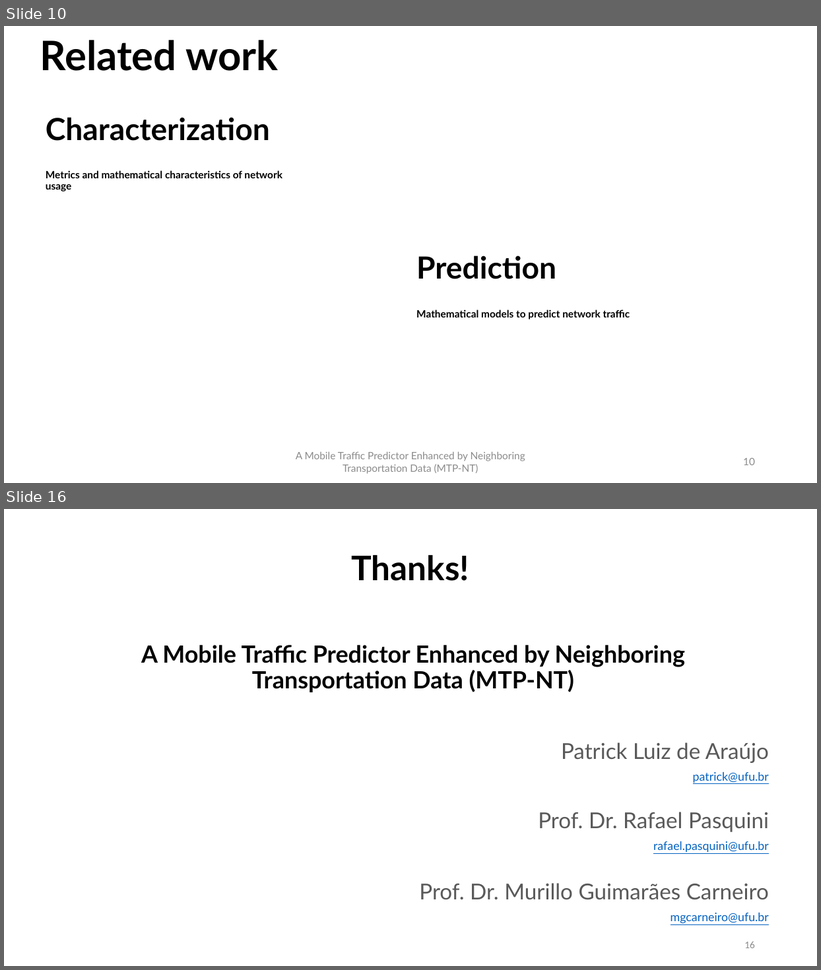
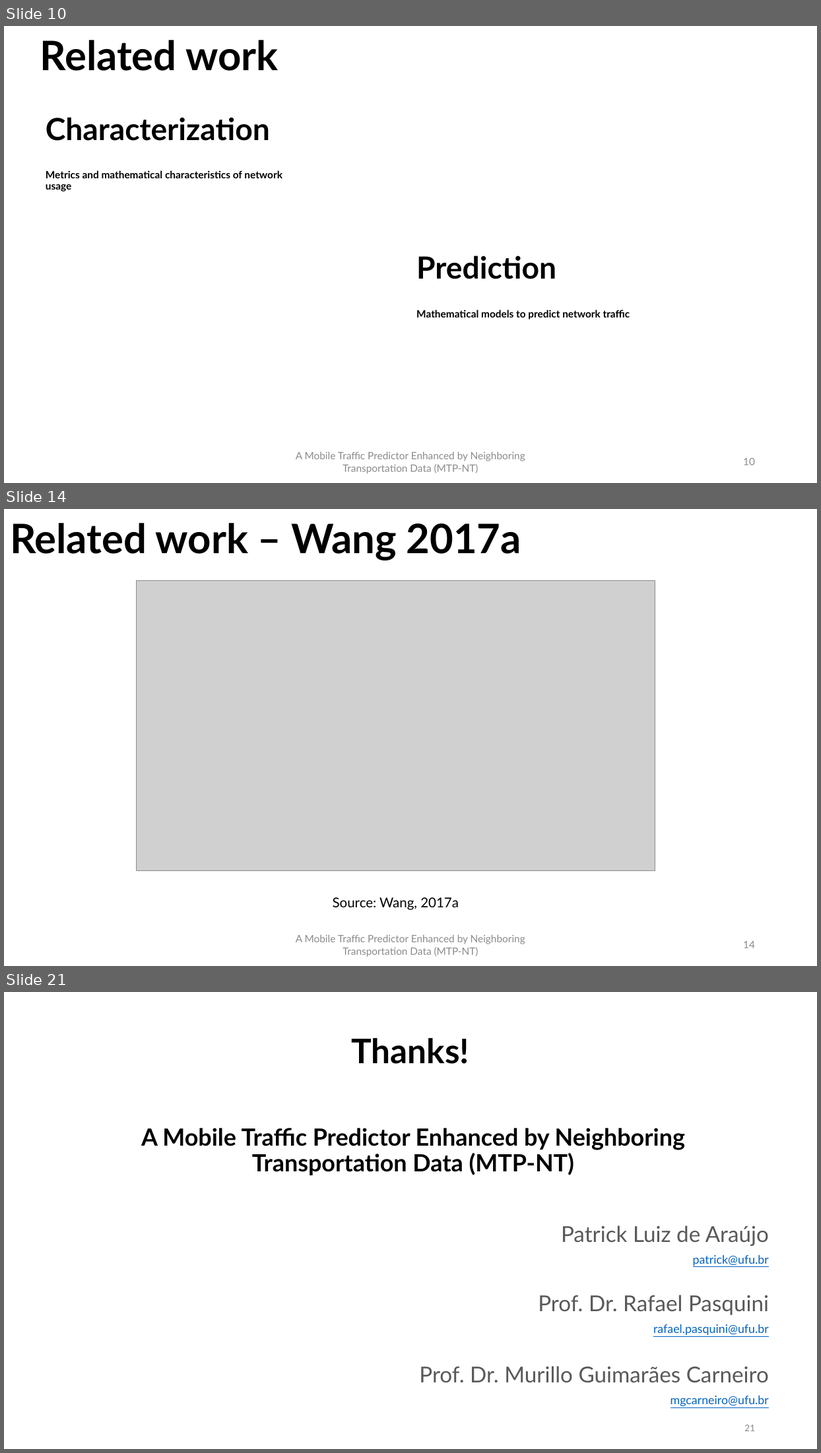
Before and after one commit to PatrickLdA/milan-telecom-analysis, a slide deck: defesa.pptx. Shown one above the other, each under a label of ours: slides 10 and 16 before the commit, slides 10, 14 and 21 after it; the slides between them are not shown. The pictures are 821x970 and 821x1453 pixels, drawn with LibreOffice and Linux fonts; fonts in the diff are those of the drawing; grey boxes stand for pictures. Boxes give left, top, right and bottom in pixels: in the first picture for what was removed or moved away, otherwise in the second. Text is boxed around its words. In the diff, an @@ line names an element or a change of style, - is before the commit and + after.

```diff
--- a/defesa.pptx
+++ b/defesa.pptx
@@ slide 14 added at box(4, 509, 817, 966), background #FFFFFF @@
@@ text added at box(10, 523, 521, 560), 48 pt, text #000000, bold @@
+Related work – Wang 2017a
@@ picture added at box(137, 581, 655, 871) @@
@@ text added at box(333, 898, 459, 910), 16 pt, text #000000 @@
+Source: Wang, 2017a
@@ text added at box(296, 935, 525, 957), 12 pt, text #8C8C8C @@
+A Mobile Traffic Predictor Enhanced by Neighboring Transportation Data (MTP-NT)
@@ page number added at box(743, 941, 755, 949), 12 pt, text #8C8C8C @@
+14
@@ what was slide 16 is now slide 21 @@
@@ page number at box(745, 1425, 755, 1432): text changed @@
-16
+21
```
Also in this commit, not shown: 8 slides changed, 4 other slides added.
